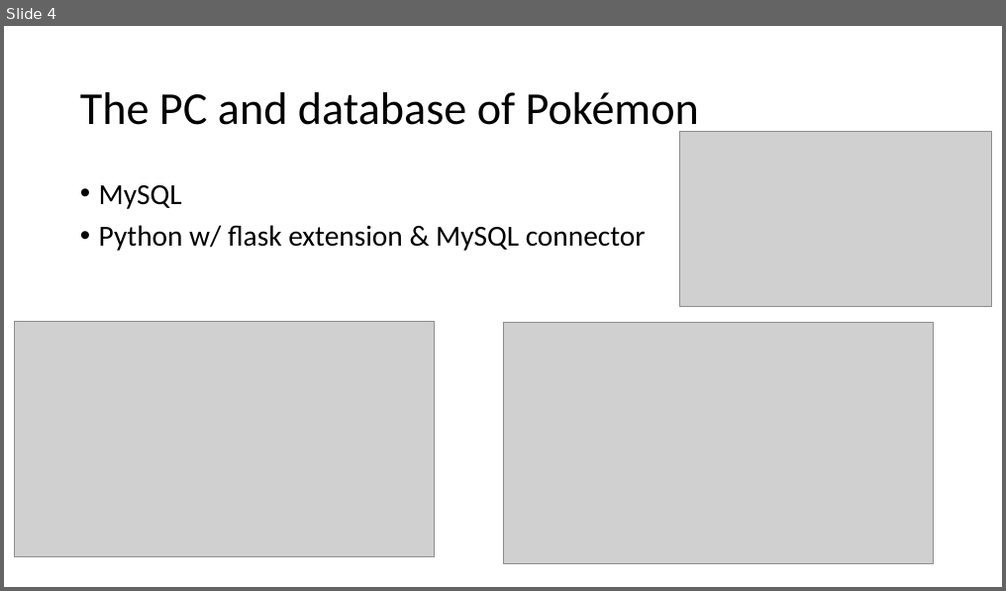
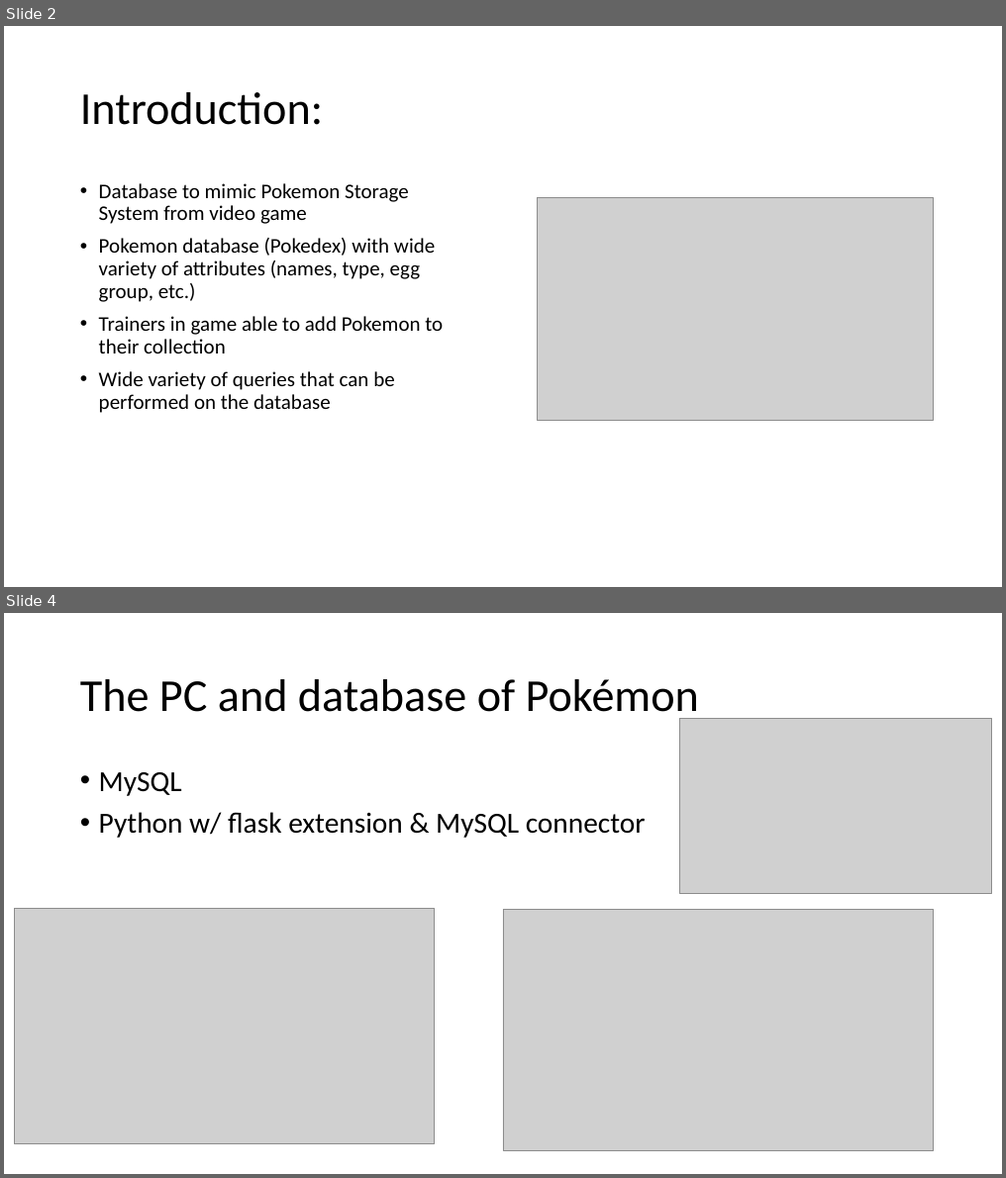
Before and after one commit to jordantiu/Pokemon_Database, a slide deck: Documentation/final slideshow.pptx. Shown one above the other, each under a label of ours: slide 4 before the commit, slides 2 and 4 after it; the slides between them are not shown. The pictures are 1006x591 and 1006x1178 pixels, drawn with LibreOffice and Linux fonts; fonts in the diff are those of the drawing; grey boxes stand for pictures. Boxes give left, top, right and bottom in pixels: in the first picture for what was removed or moved away, otherwise in the second. Text is boxed around its words. In the diff, an @@ line names an element or a change of style, - is before the commit and + after.

```diff
--- a/Documentation/final slideshow.pptx
+++ b/Documentation/final slideshow.pptx
@@ slide 2 added at <box>4,26,1002,587</box>, background #FFFFFF @@
@@ title added at <box>80,92,323,125</box>, 44 pt, text #000000 @@
+Introduction:
@@ text added at <box>99,183,443,413</box>, 20 pt, text #000000 @@
+• Database to mimic Pokemon Storage System from video game
+• Pokemon database (Pokedex) with wide variety of attributes (names, type, egg group, etc.)
+• Trainers in game able to add Pokemon to their collection
+• Wide variety of queries that can be performed on the database
@@ picture added at <box>537,197,933,420</box> @@
```
Also in this commit, not shown: 1 other slide added, 2 slides removed.
